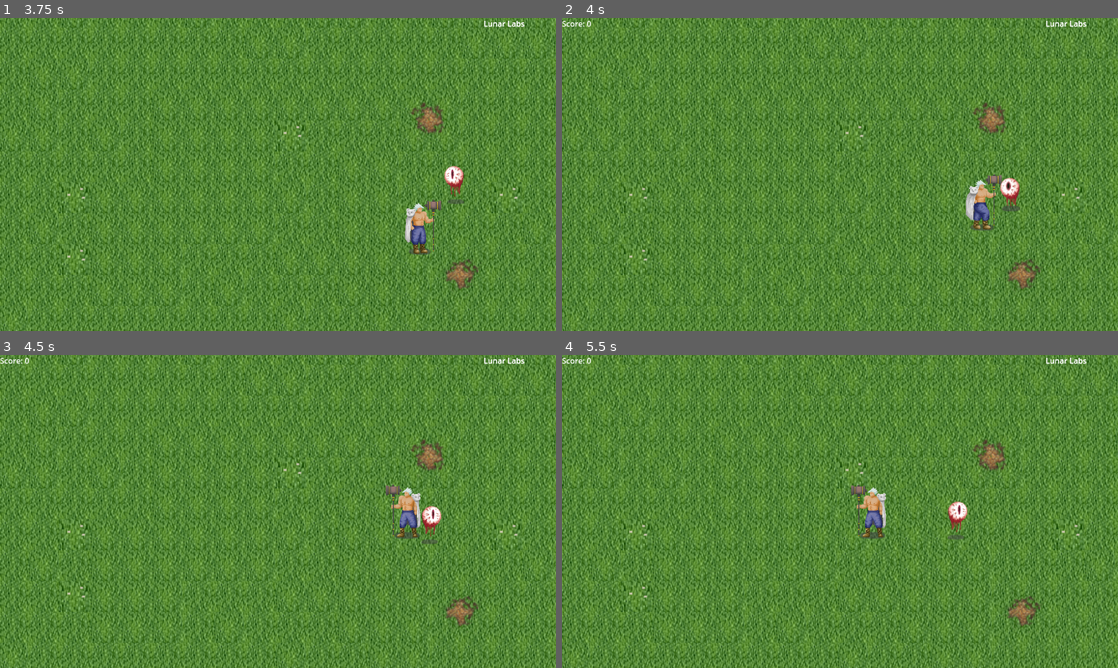
Above: before the commit, frames 1-4 (two rows, left to right).
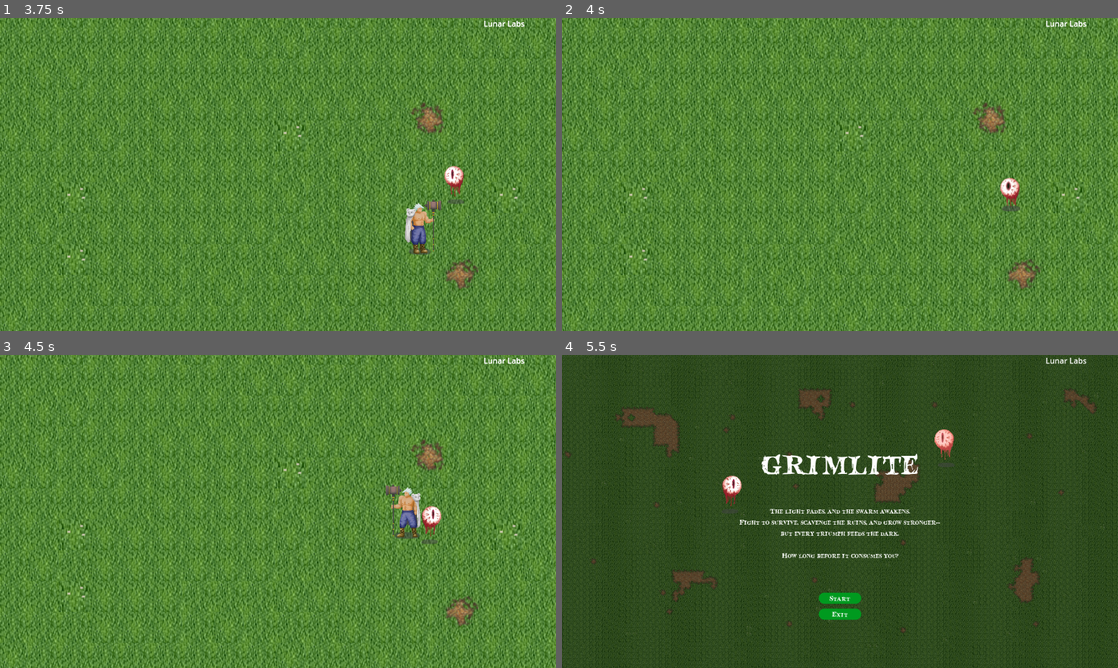
Above: after the commit, the same moments.

Repository: chii-vu/Grimlite
Game: Godot game, scene res://StartMenu.tscn
The game is run twice, just before and just after one commit, with the same random seed, the same clock (stepped at 60 frames per second) and the same inputs.
Inputs:
- Up to frame 1 (3.75 s): click "Start" at 0.5 s; tap Enter at 1.25 s; hold Right (ui_right) 1.28-2.03 s; hold Space (Shoot) 1.28-2.03 s; hold Down (ui_down) 2.03-2.78 s; tap Space (Shoot) at 2.1, 3.6 s; hold Right (ui_right) 2.78-3.53 s; hold Space (Shoot) 2.78-3.53 s; hold Up (ui_up) from 3.53 s (still down)
- Up to frame 2 (4 s): keep holding Up (ui_up)
- Up to frame 3 (4.5 s): release Up (ui_up) at 4.28 s; hold Left (ui_left) from 4.28 s (still down); hold Space (Shoot) from 4.28 s (still down)
- Up to frame 4 (5.5 s): keep holding Left (ui_left); release Space (Shoot) at 5.03 s; tap Space (Shoot) at 5.1 s

Frame 1 is identical in both runs. In frame 2, 0.7% of the frame differs, in the area x 0-80%, y 0-68%; in frame 3, less than 0.1%; in frame 4, 96%, in the area x 0-100%, y 0-100%.

Commit message:
initial implementation of player death sending to title screen

Diff:
--- a/mvc/Game.gd
+++ b/mvc/Game.gd
@@ -81,7 +81,19 @@
 	if player.ishit:
 		player.ishit = false
 		print("player collide")
+		player.health -= 1
+		Hud.set_player_health(player.health)
 		_start_player_invincibility()
+
+	if player.health <= 0:
+		weapon_spawner.hammer_interval = 100
+		player.set_collision_layer_value(1, false)
+		player.set_collision_mask_value(2, false)
+		player.visible = false
+		var tm = Timer.new()
+		add_child(tm)
+		tm.timeout.connect(_to_title_screen)
+		tm.start(1.5)
 
 	## could maybe be done a bit better
 	var player_size = Vector2(76, 114)
@@ -91,11 +103,14 @@
 
 
 
+func _to_title_screen():
+	get_tree().change_scene_to_file("res://StartMenu.tscn")
+
+
 func _start_player_invincibility() -> void:
 	# stop player from colliding w/ enemies
 	player.set_collision_layer_value(1, false)
 	player.set_collision_mask_value(2, false)
-
 	# decrease score
 	Hud._dec_score()
 	print("player hit!")
--- a/mvc/views/hud.gd
+++ b/mvc/views/hud.gd
@@ -1,28 +1,29 @@
 extends CanvasLayer
 
-
 var score: int = 0
-
+var player_health: float = 0
 
 # Called when the node enters the scene tree for the first time.
 func _ready() -> void:
-	#$ScoreCounter.set_text("Score: %s" % 0)
 	pass # Replace with function body.
-
 
 # Called every frame. 'delta' is the elapsed time since the previous frame.
 func _process(delta: float) -> void:
 	pass
 
-
 func _inc_score() -> void:
 	score += 1
-	$ScoreCounter.set_text("Score: %s" % score)
+	$ScoreCounter.set_text("Score: %s\nHealth: %s" % score % player_health)
 	return
-
 
 func _dec_score() -> void:
 	if (score > 0):
 		score -= 1
-	$ScoreCounter.set_text("Score: %s" % score)
+	else:
+		player_health -= 1
+	$ScoreCounter.set_text("Score: %s\nHealth: %s" % score % player_health)
 	return
+
+func set_player_health(hp: float) -> void:
+	player_health = hp
+	$ScoreCounter.set_text("Score: %s\nHealth: %s" % score % player_health)
